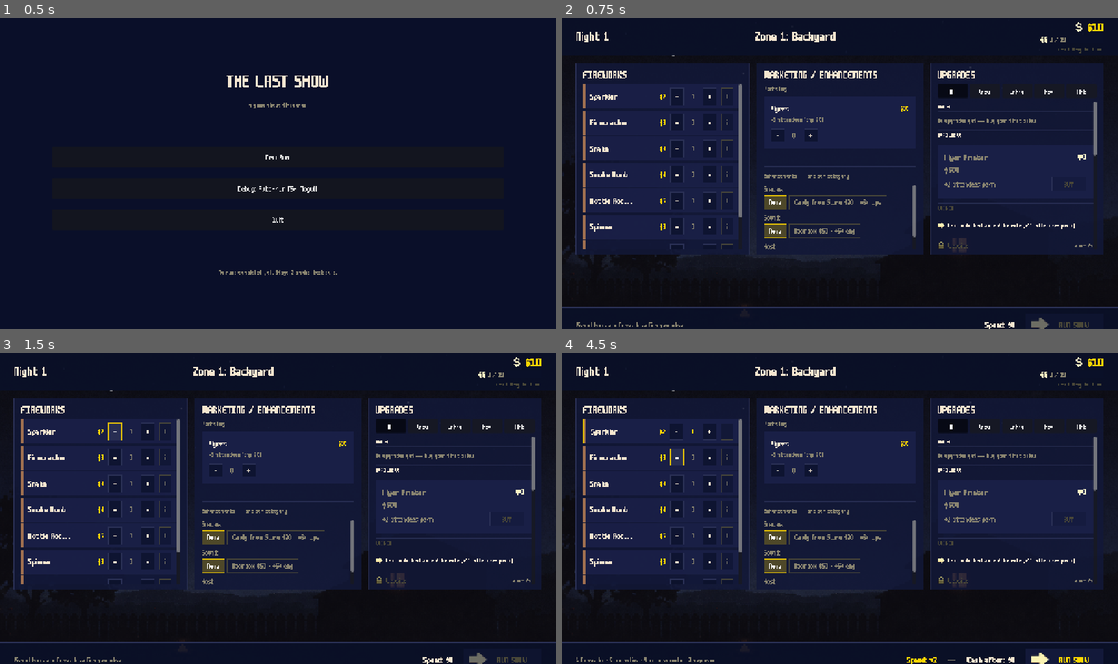
Above: before the commit, frames 1-4 (two rows, left to right).
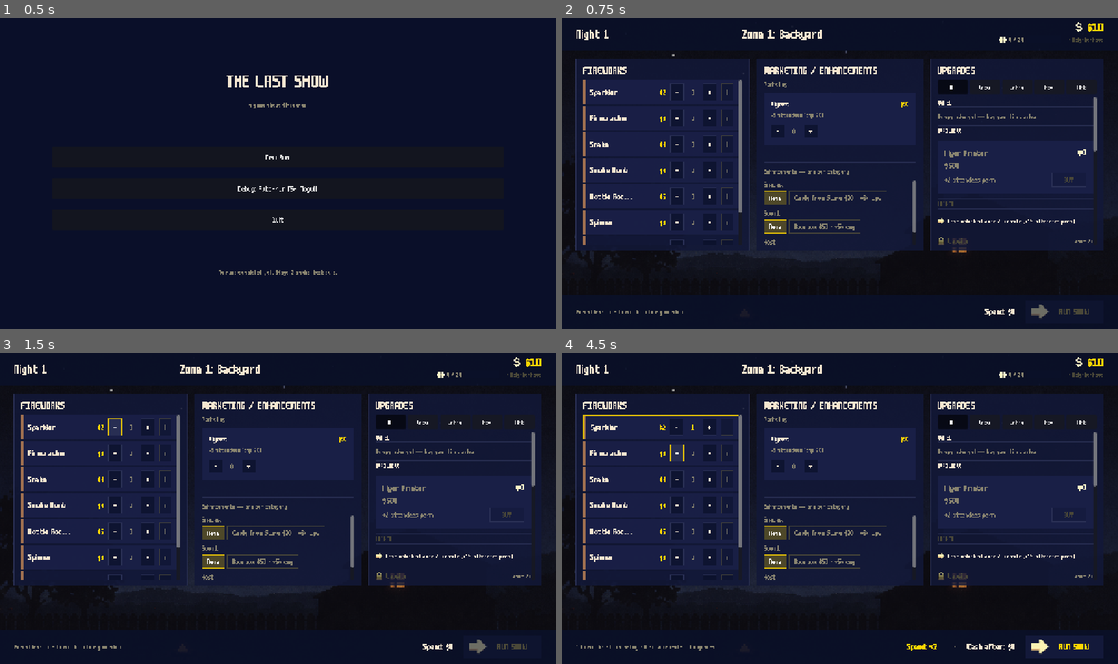
Above: after the commit, the same moments.

Repository: missingpagestudios/launch-game
Game: Godot game, scene res://scenes/title.tscn
Two runs of this game, one before a commit and one after it. Both use one fixed random seed, a clock stepped at 60 frames per second and the inputs below.
Inputs:
- Up to frame 1 (0.5 s): no input
- Up to frame 2 (0.75 s): click "New Run" at 0.5 s
- Up to frame 3 (1.5 s): click "-" at 1.25 s
- Up to frame 4 (4.5 s): click "+" at 2 s; click "i" at 2.75 s; click "OK" at 3.5 s; click "-" at 4.25 s

Frame 1 is identical in both runs. In frame 2, 9.0% of the frame differs, in the area x 0-100%, y 3-100%; in frame 3, 9.0%; in frame 4, 9.4%.

Commit message:
Shrink Planning top bar: merge fans + progress + next-zone onto one row
The right cluster was stacking three rows (cash at 32pt, fans+progress,
"next: Zone X") which forced the top bar to ~140px — twice the intended
height. Merge the fans count, progress bar, and next-zone hint into a
single right-aligned row so the cluster is just two rows:

  [💰] $10
  [👥] 0 / 20  [▰▱▱▱▱▱]  → Neighborhood

Top bar min height grows 60 → 80 to comfortably fit the 32pt cash line
above the compact caption-size fans line, and the lower silhouette
strip drops 120 → 100 so the vertical total still adds to 720.

Also checked in docs/screens/ so future regressions have a reference
screenshot.

Co-Authored-By: Claude Opus 4.7 (1M context) <noreply@anthropic.com>

Diff:
--- a/scripts/screens/PlanningScreen.gd
+++ b/scripts/screens/PlanningScreen.gd
@@ -109,7 +109,7 @@
 	root.add_child(_build_top_bar())
 	root.add_child(_strip(16))
 	root.add_child(_build_panels())
-	root.add_child(_strip(120))
+	root.add_child(_strip(100))
 	root.add_child(_build_bottom_bar())
 
 	_refresh_totals()
@@ -152,7 +152,7 @@
 
 func _build_top_bar() -> Control:
 	var bar := PanelContainer.new()
-	bar.custom_minimum_size = Vector2(0, 60)
+	bar.custom_minimum_size = Vector2(0, 80)
 	bar.add_theme_stylebox_override("panel", _panel_style(TOP_BAR_BG))
 
 	var outer := MarginContainer.new()
@@ -184,11 +184,12 @@
 
 
 func _build_top_bar_stats() -> Control:
+	# Two compact rows: cash (prominent gold) above fans-with-progress
+	# and next-zone hint combined on one line.
 	var v := VBoxContainer.new()
-	v.custom_minimum_size = Vector2(280, 0)
+	v.custom_minimum_size = Vector2(340, 0)
 	v.add_theme_constant_override("separation", 4)
 
-	# Cash row: money icon + amount, right-aligned
 	var cash_row := HBoxContainer.new()
 	cash_row.alignment = BoxContainer.ALIGNMENT_END
 	cash_row.add_theme_constant_override("separation", 8)
@@ -197,7 +198,6 @@
 	cash_row.add_child(_cash_label)
 	v.add_child(cash_row)
 
-	# Fans row: icon + current/threshold + progress + next-zone hint
 	var fans_row := HBoxContainer.new()
 	fans_row.alignment = BoxContainer.ALIGNMENT_END
 	fans_row.add_theme_constant_override("separation", 6)
@@ -210,18 +210,19 @@
 		fans_text = "%s / %s" % [_fmt_num(GameState.repeat_fans), _fmt_num(next_threshold)]
 	else:
 		fans_text = "%s" % _fmt_num(GameState.repeat_fans)
-	_fans_label = _label_sized(fans_text, SIZE_STATS, MUTED)
+	_fans_label = _label_sized(fans_text, SIZE_CAPTION, MUTED)
 	fans_row.add_child(_fans_label)
 
 	_fans_progress = _build_progress_bar(next_threshold, GameState.repeat_fans)
 	fans_row.add_child(_fans_progress)
+
+	var next_name := String(next_zone.get("name", "")) if not next_zone.is_empty() else ""
+	if next_name != "":
+		_fans_next_label = _label_sized("→ %s" % next_name, SIZE_CAPTION, DIM)
+	else:
+		_fans_next_label = _label_sized("final zone", SIZE_CAPTION, DIM)
+	fans_row.add_child(_fans_next_label)
 	v.add_child(fans_row)
-
-	var next_name := String(next_zone.get("name", "")) if not next_zone.is_empty() else ""
-	var next_label: String = "next: %s" % next_name if next_name != "" else "final zone"
-	_fans_next_label = _label_sized(next_label, SIZE_CAPTION, DIM)
-	_fans_next_label.horizontal_alignment = HORIZONTAL_ALIGNMENT_RIGHT
-	v.add_child(_fans_next_label)
 	return v
 
 
Binary file added: docs/screens/Screenshot 2026-04-20 234514.png
